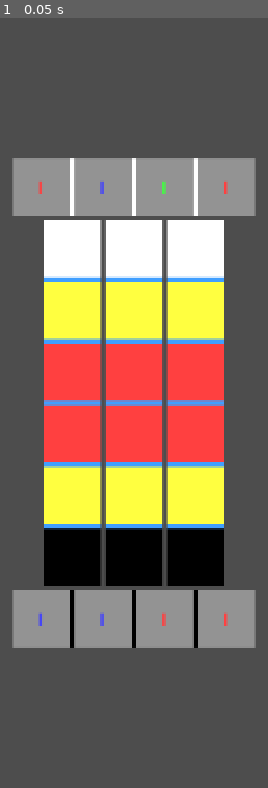
Above: before the commit, frame 1.
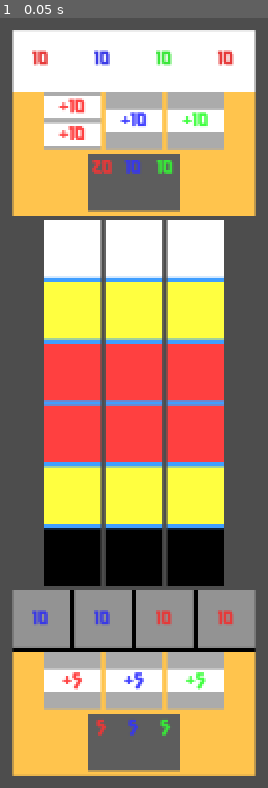
Above: after the commit, the same moment.

Repository: Pe3Hu/kura
Game: Godot game, scene res://scene/0/game.tscn
Two runs of this game, one before a commit and one after it. Both use one fixed random seed, a clock stepped at 60 frames per second and the inputs below.
Inputs:
- Up to frame 1 (0.05 s): no input

The runs differ from the first frame. In frame 1, 35% of the frame differs, in the area x 4-96%, y 1-99%.

Commit message:
update version 0.003
1. Forge, Aspects, Protocol scenes added

Diff:
--- a/project.godot
+++ b/project.godot
@@ -10,7 +10,7 @@
 
 [application]
 
-config/name="blank"
+config/name="kura"
 run/main_scene="res://scene/0/game.tscn"
 config/features=PackedStringArray("4.1", "Forward Plus")
 config/icon="res://asset/icon.svg"
--- a/scene/0/game.gd
+++ b/scene/0/game.gd
@@ -8,6 +8,8 @@
 	#Global.node.game.get_node("Layer0").add_child(Global.node.maze)
 	Global.node.arena = Global.scene.arena.instantiate()
 	Global.node.game.get_node("Layer0").add_child(Global.node.arena)
+
+	Global.node.arena.altars.front().select_cards()
 	pass
 
 
--- a/scene/2/altar.gd
+++ b/scene/2/altar.gd
@@ -3,10 +3,15 @@
 
 @onready var bg = $BG
 @onready var library = $VBox/Library
+@onready var forge = $VBox/Forge
 
 var lord = null
 var arena = null
 
+
+func select_cards() -> void:
+	for card in library.present.get_children():
+		forge.use_card(card)
 
 func update_color_based_on_lord() -> void:
 	var max_h = 360.0
--- a/scene/2/altar.tscn
+++ b/scene/2/altar.tscn
@@ -1,7 +1,8 @@
-[gd_scene load_steps=3 format=3 uid="uid://dmqijx6v06o3j"]
+[gd_scene load_steps=4 format=3 uid="uid://dmqijx6v06o3j"]
 
 [ext_resource type="Script" path="res://scene/2/altar.gd" id="1_km6lc"]
 [ext_resource type="PackedScene" uid="uid://ddg7bwpf5dhel" path="res://scene/4/library.tscn" id="2_3i8mr"]
+[ext_resource type="PackedScene" uid="uid://bpjgfsypd6eh" path="res://scene/3/forge.tscn" id="3_o86nl"]
 
 [node name="Altar" type="MarginContainer"]
 custom_minimum_size = Vector2(50, 50)
@@ -29,3 +30,6 @@
 
 [node name="Library" parent="VBox" instance=ExtResource("2_3i8mr")]
 layout_mode = 2
+
+[node name="Forge" parent="VBox" instance=ExtResource("3_o86nl")]
+layout_mode = 2
--- /dev/null
+++ b/scene/3/forge.gd
@@ -0,0 +1,26 @@
+extends MarginContainer
+
+
+@onready var slots = $VBox/Slots
+@onready var prototype = $VBox/Prototype
+
+
+func _ready() -> void:
+	for slot in slots.get_children():
+		slot.prototype = prototype
+
+	set_default_slots()
+
+
+func set_default_slots() -> void:
+	for slot in slots.get_children():
+		slot.set_default()
+
+
+func use_card(card_: MarginContainer) -> void:
+	var slot = slots.get_node(card_.slot)
+	card_.bg.visible = false
+
+	for protocol in card_.protocols.get_children():
+		var copy = protocol.get_copy()
+		slot.apply_protocol(copy)
--- /dev/null
+++ b/scene/3/forge.tscn
@@ -0,0 +1,48 @@
+[gd_scene load_steps=4 format=3 uid="uid://bpjgfsypd6eh"]
+
+[ext_resource type="Script" path="res://scene/3/forge.gd" id="1_qaqmg"]
+[ext_resource type="PackedScene" uid="uid://dbobp1qmn168d" path="res://scene/3/slot.tscn" id="2_88p1g"]
+[ext_resource type="PackedScene" uid="uid://b1yw3l206g5rk" path="res://scene/3/servant.tscn" id="3_uxvlk"]
+
+[node name="Forge" type="MarginContainer"]
+custom_minimum_size = Vector2(50, 50)
+anchors_preset = 8
+anchor_left = 0.5
+anchor_top = 0.5
+anchor_right = 0.5
+anchor_bottom = 0.5
+offset_left = -25.0
+offset_top = -25.0
+offset_right = 25.0
+offset_bottom = 25.0
+grow_horizontal = 2
+grow_vertical = 2
+script = ExtResource("1_qaqmg")
+
+[node name="BG" type="ColorRect" parent="."]
+layout_mode = 2
+color = Color(1, 0.768627, 0.301961, 1)
+
+[node name="VBox" type="VBoxContainer" parent="."]
+layout_mode = 2
+alignment = 1
+
+[node name="Slots" type="HBoxContainer" parent="VBox"]
+layout_mode = 2
+alignment = 1
+
+[node name="Head" parent="VBox/Slots" instance=ExtResource("2_88p1g")]
+layout_mode = 2
+
+[node name="Torso" parent="VBox/Slots" instance=ExtResource("2_88p1g")]
+layout_mode = 2
+
+[node name="Limb" parent="VBox/Slots" instance=ExtResource("2_88p1g")]
+layout_mode = 2
+
+[node name="Prototype" parent="VBox" instance=ExtResource("3_uxvlk")]
+layout_mode = 2
+
+[node name="Servants" type="HBoxContainer" parent="VBox"]
+layout_mode = 2
+alignment = 1
--- /dev/null
+++ b/scene/3/servant.gd
@@ -0,0 +1,4 @@
+extends MarginContainer
+
+
+@onready var aspects = $VBox/HBox/Aspects
--- a/scene/3/servant.tscn
+++ b/scene/3/servant.tscn
@@ -1,4 +1,7 @@
-[gd_scene format=3 uid="uid://b1yw3l206g5rk"]
+[gd_scene load_steps=3 format=3 uid="uid://b1yw3l206g5rk"]
+
+[ext_resource type="Script" path="res://scene/3/servant.gd" id="1_1c1en"]
+[ext_resource type="PackedScene" uid="uid://gjrm2qndq7xo" path="res://scene/4/aspects.tscn" id="1_g0fj4"]
 
 [node name="Servant" type="MarginContainer"]
 custom_minimum_size = Vector2(50, 50)
@@ -13,6 +16,19 @@
 offset_bottom = 25.0
 grow_horizontal = 2
 grow_vertical = 2
+size_flags_horizontal = 4
+size_flags_vertical = 4
+script = ExtResource("1_1c1en")
 
 [node name="BG" type="ColorRect" parent="."]
 layout_mode = 2
+color = Color(0.364706, 0.364706, 0.364706, 1)
+
+[node name="VBox" type="VBoxContainer" parent="."]
+layout_mode = 2
+
+[node name="HBox" type="HBoxContainer" parent="VBox"]
+layout_mode = 2
+
+[node name="Aspects" parent="VBox/HBox" instance=ExtResource("1_g0fj4")]
+layout_mode = 2
--- /dev/null
+++ b/scene/3/slot.gd
@@ -0,0 +1,45 @@
+extends MarginContainer
+
+
+@onready var protocols = $Protocols
+
+var prototype = null
+
+
+func set_default() -> void:
+	for protocol in protocols.get_children():
+		protocols.remove_child(protocol)
+
+	var protocol = Global.scene.protocol.instantiate()
+	protocol.operator = "add"
+	protocol.value = 5
+	protocol.default = true
+	protocol.aspect = Global.dict.slot.aspect[name]
+	apply_protocol(protocol)
+
+
+func apply_protocol(protocol_: MarginContainer) -> void:
+	remove_default()
+	protocols.add_child(protocol_)
+	protocol_.update()
+	var value = protocol_.value
+
+	match protocol_.operator:
+		"add":
+			value *= 1
+
+	var aspect = prototype.aspects.get_node(protocol_.aspect)
+	aspect.value += value
+	aspect.update_label_value()
+
+
+func remove_default() -> void:
+	if protocols.get_child_count() == 1:
+		var protocol = protocols.get_child(0)
+
+		if protocol.default:
+			protocols.remove_child(protocol)
+			protocol.queue_free()
+
+			var aspect = prototype.aspects.get_node(protocol.aspect)
+			aspect.value = 0
--- /dev/null
+++ b/scene/3/slot.tscn
@@ -0,0 +1,26 @@
+[gd_scene load_steps=2 format=3 uid="uid://dbobp1qmn168d"]
+
+[ext_resource type="Script" path="res://scene/3/slot.gd" id="1_ygfb1"]
+
+[node name="Slot" type="MarginContainer"]
+custom_minimum_size = Vector2(50, 50)
+anchors_preset = 8
+anchor_left = 0.5
+anchor_top = 0.5
+anchor_right = 0.5
+anchor_bottom = 0.5
+offset_left = -25.0
+offset_top = -25.0
+offset_right = 25.0
+offset_bottom = 25.0
+grow_horizontal = 2
+grow_vertical = 2
+script = ExtResource("1_ygfb1")
+
+[node name="BG" type="ColorRect" parent="."]
+layout_mode = 2
+color = Color(0.670588, 0.670588, 0.670588, 1)
+
+[node name="Protocols" type="VBoxContainer" parent="."]
+layout_mode = 2
+alignment = 1
--- a/scene/4/aspect.gd
+++ b/scene/4/aspect.gd
@@ -10,7 +10,7 @@
 func update_label_color() -> void:
 	var max_h = 360.0
 	var s = 0.75
-	var v = 1
+	var v = 0.9
 	var h = 0
 
 	match name:
@@ -26,7 +26,12 @@
 
 
 func update_label_value() -> void:
-	label.text = str(value)
+	label.text = ""
+
+	if value < 0:
+		label.text = "-"
+
+	label.text += str(value)
 
 	if value != 0:
 		visible = true
--- a/scene/4/aspect.tscn
+++ b/scene/4/aspect.tscn
@@ -1,7 +1,7 @@
 [gd_scene load_steps=3 format=3 uid="uid://n8lbkw2xhavn"]
 
-[ext_resource type="FontFile" uid="uid://8erc6oqf1hw7" path="res://asset/font/neuropolitical rg.otf" id="1_mi37g"]
 [ext_resource type="Script" path="res://scene/4/aspect.gd" id="1_spbsm"]
+[ext_resource type="FontFile" uid="uid://brthmdy0bvgqo" path="res://asset/font/metal lord ot.otf" id="2_7neil"]
 
 [node name="Aspect" type="MarginContainer"]
 visible = false
@@ -26,7 +26,7 @@
 [node name="Label" type="Label" parent="."]
 layout_mode = 2
 theme_override_colors/font_color = Color(0, 0, 0, 1)
-theme_override_fonts/font = ExtResource("1_mi37g")
+theme_override_fonts/font = ExtResource("2_7neil")
 text = "0"
 horizontal_alignment = 1
 vertical_alignment = 1
--- /dev/null
+++ b/scene/4/aspects.gd
@@ -0,0 +1,6 @@
+extends HBoxContainer
+
+
+func _ready() -> void:
+	for child in get_children():
+		child.update_label_color()
--- /dev/null
+++ b/scene/4/aspects.tscn
@@ -0,0 +1,19 @@
+[gd_scene load_steps=3 format=3 uid="uid://gjrm2qndq7xo"]
+
+[ext_resource type="Script" path="res://scene/4/aspects.gd" id="1_vo4q7"]
+[ext_resource type="PackedScene" uid="uid://n8lbkw2xhavn" path="res://scene/4/aspect.tscn" id="2_gnlil"]
+
+[node name="Aspects" type="HBoxContainer"]
+offset_right = 40.0
+offset_bottom = 40.0
+alignment = 1
+script = ExtResource("1_vo4q7")
+
+[node name="power" parent="." instance=ExtResource("2_gnlil")]
+layout_mode = 2
+
+[node name="autonomy" parent="." instance=ExtResource("2_gnlil")]
+layout_mode = 2
+
+[node name="velocity" parent="." instance=ExtResource("2_gnlil")]
+layout_mode = 2
--- a/scene/4/card.gd
+++ b/scene/4/card.gd
@@ -1,32 +1,22 @@
 extends MarginContainer
 
 
-@onready var aspects = $Aspects
+@onready var bg = $BG
+@onready var aspects = $VBox/Aspects
+@onready var protocols = $VBox/Protocols
 
-var protocols = []
+var slot = null
 
 
-func _ready() -> void:
-	for type in Global.arr.aspect:
-		var aspect = Global.scene.aspect.instantiate()
-		aspect.name = type
-		aspect.card = self
-		aspects.add_child(aspect)
-		aspect.update_label_color()
+func apply_protocol(protocol_: MarginContainer) -> void:
+	protocols.add_child(protocol_)
+	protocol_.update()
+	var value = protocol_.value
 
-
-func add_protocol(data_: Dictionary) -> void:
-	protocols.append(data_)
-	apply_protocol(data_)
-
-
-func apply_protocol(data_: Dictionary) -> void:
-	var value = data_.value
-
-	match data_.operator:
+	match protocol_.operator:
 		"add":
 			value *= 1
 
-	var aspect = aspects.get_node(data_.aspect)
+	var aspect = aspects.get_node(protocol_.aspect)
 	aspect.value += value
 	aspect.update_label_value()
--- a/scene/4/card.tscn
+++ b/scene/4/card.tscn
@@ -1,6 +1,7 @@
-[gd_scene load_steps=2 format=3 uid="uid://dhr1o1ybprvvt"]
+[gd_scene load_steps=3 format=3 uid="uid://dhr1o1ybprvvt"]
 
 [ext_resource type="Script" path="res://scene/4/card.gd" id="1_fsyjw"]
+[ext_resource type="PackedScene" uid="uid://gjrm2qndq7xo" path="res://scene/4/aspects.tscn" id="2_bi2dy"]
 
 [node name="Card" type="MarginContainer"]
 custom_minimum_size = Vector2(50, 50)
@@ -21,6 +22,14 @@
 layout_mode = 2
 color = Color(0.576471, 0.576471, 0.576471, 1)
 
-[node name="Aspects" type="HBoxContainer" parent="."]
+[node name="VBox" type="VBoxContainer" parent="."]
 layout_mode = 2
+theme_override_constants/separation = 0
 alignment = 1
+
+[node name="Aspects" parent="VBox" instance=ExtResource("2_bi2dy")]
+layout_mode = 2
+
+[node name="Protocols" type="VBoxContainer" parent="VBox"]
+visible = false
+layout_mode = 2
--- a/scene/4/library.gd
+++ b/scene/4/library.gd
@@ -22,20 +22,16 @@
 
 
 func set_basic_cards() -> void:
-	var data = {}
-	data.operator = "add"
-	data.value = 1
-
 	for _i in 4:
 		for aspect in Global.arr.aspect:
-			data.aspect = aspect
-			add_card(data)
-
-
-func add_card(data_: Dictionary) -> void:
-	var card = Global.scene.card.instantiate()
-	reserve.add_child(card)
-	card.add_protocol(data_)
+			var card = Global.scene.card.instantiate()
+			reserve.add_child(card)
+			var protocol = Global.scene.protocol.instantiate()
+			protocol.operator = "add"
+			protocol.value = 10
+			protocol.aspect = aspect
+			card.slot = Global.dict.aspect.slot[aspect]
+			card.apply_protocol(protocol)
 
 
 func pull_cards_from_reserve() -> void:
--- /dev/null
+++ b/scene/4/protocol.gd
@@ -0,0 +1,54 @@
+extends MarginContainer
+
+
+@onready var label = $Label
+
+var value = null
+var operator = null
+var aspect = null
+var default = false
+var effect = null
+
+
+func update() -> void:
+	update_label_color()
+	update_label_value()
+
+
+func update_label_color() -> void:
+	var max_h = 360.0
+	var s = 0.75
+	var v = 1
+	var h = 0
+
+	match aspect:
+		"power":
+			h = 0 / max_h
+		"autonomy":
+			h = 240 / max_h
+		"velocity":
+			h = 120 / max_h
+
+	var color_ = Color.from_hsv(h, s, v)
+	label.set("theme_override_colors/font_color", color_)
+
+
+func update_label_value() -> void:
+	match operator:
+		"add":
+			label.text = "+"
+
+	label.text += str(value)
+
+
+func get_copy() -> MarginContainer:
+	var protocol = Global.scene.protocol.instantiate()
+
+	var props = get_script().get_script_property_list()
+
+	for prop in props:
+		if prop.name != "protocol.gd" and prop.name != "label":
+			protocol[prop.name] = get(prop.name)
+			#print("name: ", prop.name, ", value: ", get(prop.name), ", type: ", prop.type)
+
+	return protocol
--- /dev/null
+++ b/scene/4/protocol.tscn
@@ -0,0 +1,28 @@
+[gd_scene load_steps=3 format=3 uid="uid://dttwisburtyrq"]
+
+[ext_resource type="Script" path="res://scene/4/protocol.gd" id="1_b0d4w"]
+[ext_resource type="FontFile" uid="uid://brthmdy0bvgqo" path="res://asset/font/metal lord ot.otf" id="2_xq6db"]
+
+[node name="Protocol" type="MarginContainer"]
+custom_minimum_size = Vector2(5, 5)
+anchors_preset = 8
+anchor_left = 0.5
+anchor_top = 0.5
+anchor_right = 0.5
+anchor_bottom = 0.5
+offset_left = -25.0
+offset_top = -25.0
+offset_right = 25.0
+offset_bottom = 25.0
+grow_horizontal = 2
+grow_vertical = 2
+script = ExtResource("1_b0d4w")
+
+[node name="BG" type="ColorRect" parent="."]
+layout_mode = 2
+
+[node name="Label" type="Label" parent="."]
+layout_mode = 2
+theme_override_fonts/font = ExtResource("2_xq6db")
+horizontal_alignment = 1
+vertical_alignment = 1
--- a/script/Global.gd
+++ b/script/Global.gd
@@ -90,6 +90,18 @@
 	dict.ring.weight["double"] = 3
 	#dict.ring.weight["triple"] = 1
 
+	dict.slot = {}
+	dict.slot.aspect = {}
+	dict.slot.aspect["Head"] = "power"
+	dict.slot.aspect["Torso"] = "autonomy"
+	dict.slot.aspect["Limb"] = "velocity"
+
+	dict.aspect = {}
+	dict.aspect.slot = {}
+	dict.aspect.slot["power"] = "Head"
+	dict.aspect.slot["autonomy"] = "Torso"
+	dict.aspect.slot["velocity"] = "Limb"
+
 
 func init_node() -> void:
 	node.game = get_node("/root/Game")
@@ -103,10 +115,14 @@
 	scene.altar = load("res://scene/2/altar.tscn")
 	scene.pillar = load("res://scene/2/pillar.tscn")
 	scene.path = load("res://scene/2/path.tscn")
+	scene.forge = load("res://scene/3/forge.tscn")
 	scene.squad = load("res://scene/3/squad.tscn")
 	scene.servant = load("res://scene/3/servant.tscn")
+	scene.slot = load("res://scene/3/slot.tscn")
 	scene.library = load("res://scene/4/library.tscn")
 	scene.card = load("res://scene/4/card.tscn")
+	scene.protocol = load("res://scene/4/protocol.tscn")
+	scene.aspects = load("res://scene/4/aspects.tscn")
 	scene.aspect = load("res://scene/4/aspect.tscn")
 
 
